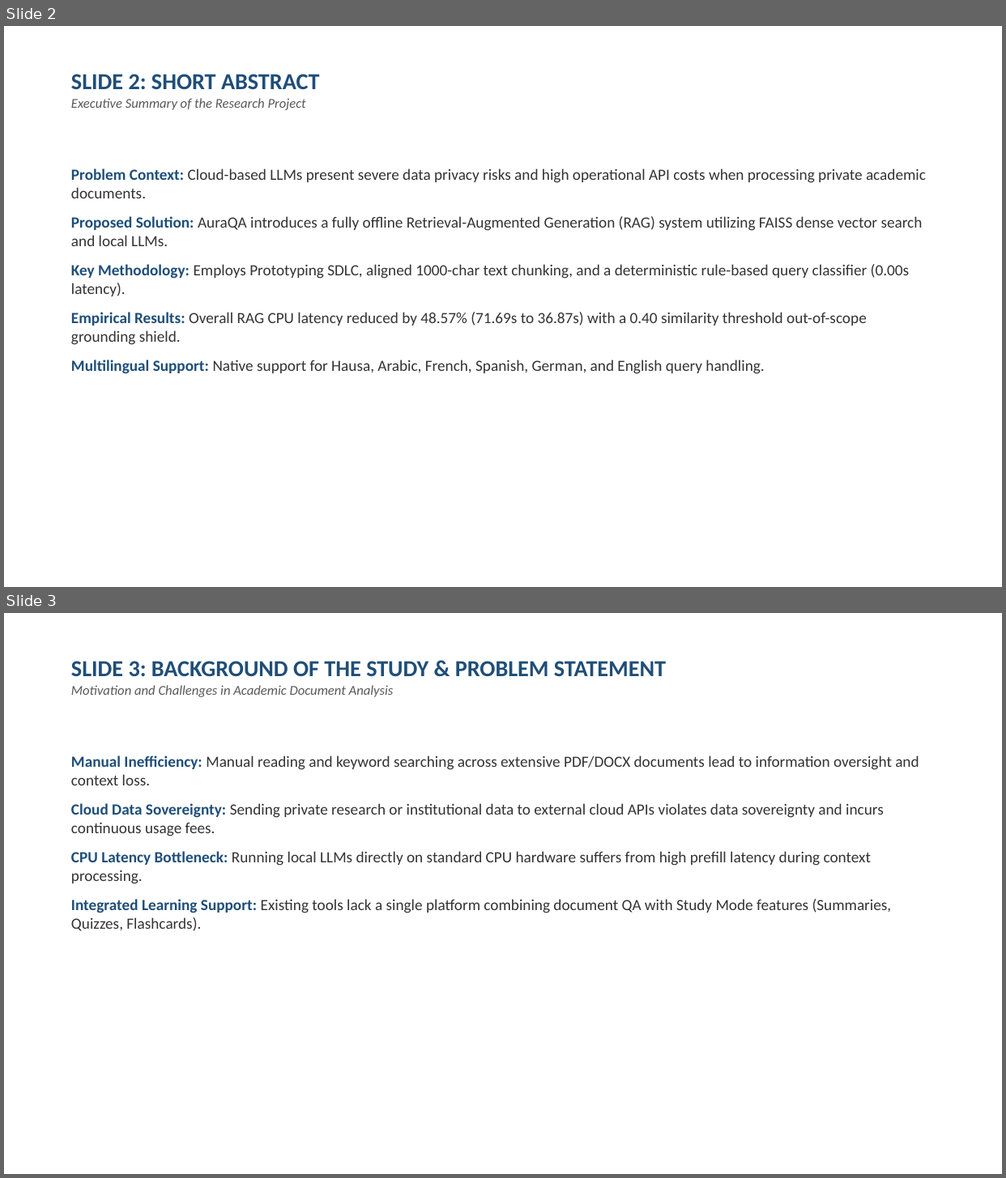
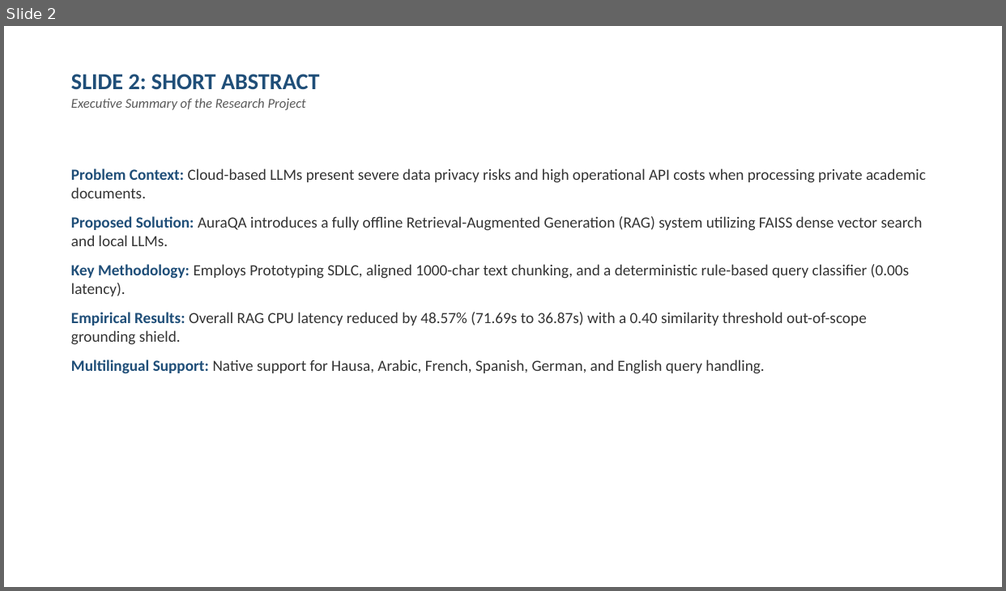
Before and after one commit to SageerAuwal/AuraQA, a slide deck: Professional_Project_Defense_Presentation_AuraQA.pptx. Shown one above the other, each under a label of ours: slides 2 and 3 before the commit, slide 2 after it. The pictures are 1006x1178 and 1006x591 pixels, drawn with LibreOffice and Linux fonts; fonts in the diff are those of the drawing. Boxes give left, top, right and bottom in pixels: in the first picture for what was removed or moved away, otherwise in the second. Text is boxed around its words. In the diff, an @@ line names an element or a change of style, - is before the commit and + after.

Commit message:
Streamline defense presentation to 8 slides, remove redundant slides 3/5/6/7/8, and detail Prototyping SDLC phases

```diff
--- a/Professional_Project_Defense_Presentation_AuraQA.pptx
+++ b/Professional_Project_Defense_Presentation_AuraQA.pptx
@@ slide 3 removed at (x1=4, y1=613, x2=1002, y2=1174), background #FFFFFF @@
@@ text removed at (x1=71, y1=661, x2=666, y2=697) @@
-SLIDE 3: BACKGROUND OF THE STUDY & PROBLEM STATEMENT
-Motivation and Challenges in Academic Document Analysis
@@ text removed at (x1=71, y1=756, x2=918, y2=931) @@
-Manual Inefficiency: Manual reading and keyword searching across extensive PDF/DOCX documents lead to information oversight and context loss.
-Cloud Data Sovereignty: Sending private research or institutional data to external cloud APIs violates data sovereignty and incurs continuous usage fees.
-CPU Latency Bottleneck: Running local LLMs directly on standard CPU hardware suffers from high prefill latency during context processing.
-Integrated Learning Support: Existing tools lack a single platform combining document QA with Study Mode features (Summaries, Quizzes, Flashcards).
```
Also in this commit, not shown: 7 slides changed, 3 other slides removed, 2 other files.
